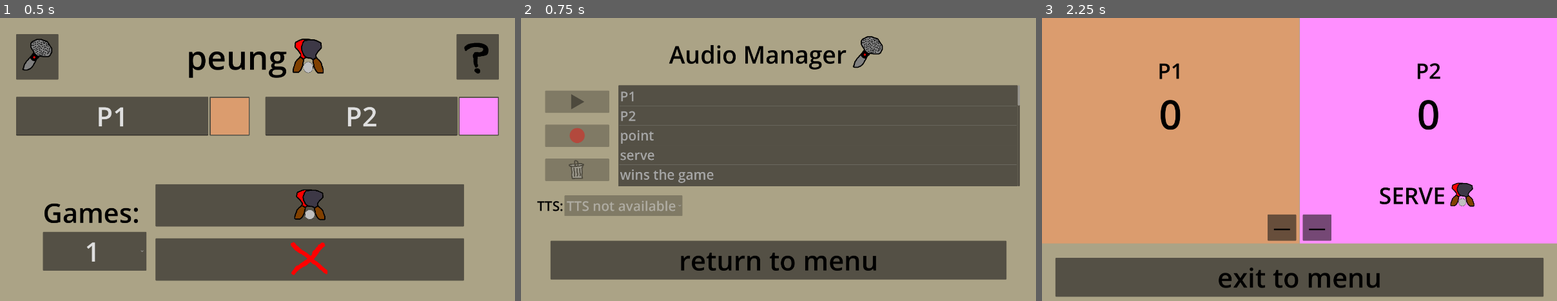
Above: before the commit, frames 1-3 (left to right).
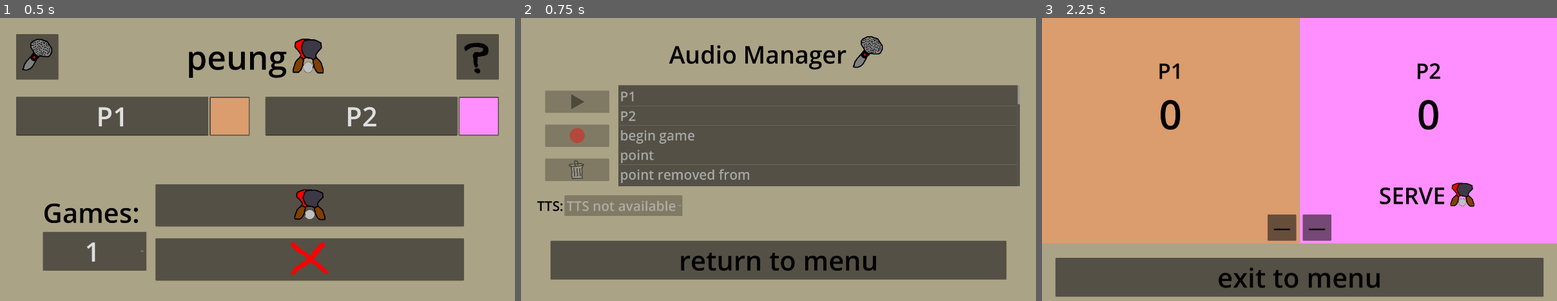
Above: after the commit, the same moments.

Repository: yusufmte/peung-app
Game: Godot game, scene res://scenes/menu.tscn
The game is run twice, just before and just after one commit, with the same random seed, the same clock (stepped at 60 frames per second) and the same inputs.
Inputs (mouse positions are in pixels of both pictures, inside the frame that each line leads up to):
- Up to frame 1 (0.5 s): no input
- Up to frame 2 (0.75 s): click (557, 57) at 0.5 s
- Up to frame 3 (2.25 s): click "return to menu" at 1.25 s; click (1351, 204) at 2 s

Frame 1 is identical in both runs. In frame 2, 0.7% of the frame differs, in the area x 19-97%, y 30-59%; in frame 3, nothing differs.

Commit message:
address #23 - call queue_sound at needed times in match

Diff:
--- a/scripts/audio_manager.gd
+++ b/scripts/audio_manager.gd
@@ -56,7 +56,7 @@
 
 		var selected_items : PackedInt32Array = %AudioManagerItemList.get_selected_items()
 		if selected_items.size() != 1:
-			set_status_text("Recording should not be enabled when there isn't a unqiue selection!")
+			set_status_text("Recording should not be enabled when there isn't a unique selection!")
 			return
 		var sound_key : String = %AudioManagerItemList.get_item_text(selected_items[0])
 		var user_path : String = Global.get_user_sound_path(sound_key)
@@ -93,7 +93,7 @@
 func _on_play_button_pressed() -> void:
 	var selected_items : PackedInt32Array = %AudioManagerItemList.get_selected_items()
 	if selected_items.size() != 1:
-		set_status_text("Play button should not be enabled when there isn't a unqiue selection!")
+		set_status_text("Play button should not be enabled when there isn't a unique selection!")
 		return
 	var sound_key : String = %AudioManagerItemList.get_item_text(selected_items[0])
 	var sound = Global.load_sound(sound_key)
--- a/scripts/global.gd
+++ b/scripts/global.gd
@@ -14,17 +14,19 @@
 var _tts_voice = null
 
 var _base_sound_keys : Array[String] = [
+	"begin game",
 	"point",
+	"point removed from",
 	"serve",
 	"wins the game",
 	"wins the match",
 	"deuce",
 	"match score",
 	"game score",
+	"point award chime",
+	"point rescind chime",
 	"victory chime", # (three notes ending with a longer chord)
 	"grand victory chime", # (three series of three notes, ending with a longer greater chord)
-	"point award chime", #  (a bell "ding")
-	"point rescind chime", # (a low "vwoopt" sound)
 ]
 
 func _ready() -> void:
--- a/scripts/match.gd
+++ b/scripts/match.gd
@@ -90,6 +90,10 @@
 		Callable(self, "_on_tts_utterance_ended"),
 	)
 
+	queue_sound("begin game")
+	queue_sound([Global.p1_name, Global.p2_name][current_server])
+	queue_sound("serve")
+
 func reset_game():
 	game_score.fill(0)
 	total_game_points = 0
@@ -101,6 +105,15 @@
 		label.text = "SERVE"
 	starting_server = randi_range(0, 1)
 	update_server()
+	queue_sound("match score")
+	for score in match_score:
+		queue_sound(str(score))
+	queue_sound("game score")
+	for score in game_score:
+		queue_sound(str(score))
+	queue_sound("begin game")
+	queue_sound([Global.p1_name, Global.p2_name][current_server])
+	queue_sound("serve")
 
 func _unhandled_input(event):
 	if not match_ongoing:
@@ -128,9 +141,15 @@
 	total_game_points = total_game_points + 1
 	game_score[player_being_awarded] = game_score[player_being_awarded] + 1
 	game_score_label[player_being_awarded].text = str(game_score[player_being_awarded])
-	update_deuce_label()
 	update_server()
 	queue_sound("point award chime")
+	queue_sound([Global.p1_name, Global.p2_name][player_being_awarded])
+	queue_sound("point")
+	for score in game_score:
+		queue_sound(str(score))
+	update_deuce_label()
+	queue_sound([Global.p1_name, Global.p2_name][current_server])
+	queue_sound("serve")
 	check_for_game_victory()
 
 func confiscate_point(player_being_punished):
@@ -138,9 +157,15 @@
 		total_game_points = total_game_points - 1
 		game_score[player_being_punished] = game_score[player_being_punished] - 1
 		game_score_label[player_being_punished].text = str(game_score[player_being_punished])
-		update_deuce_label()
 		update_server()
 		queue_sound("point rescind chime")
+		queue_sound("point removed from")
+		queue_sound([Global.p1_name, Global.p2_name][player_being_punished])
+		for score in game_score:
+			queue_sound(str(score))
+		update_deuce_label()
+		queue_sound([Global.p1_name, Global.p2_name][current_server])
+		queue_sound("serve")
 
 func is_deuce():
 	return (game_score[0] >= 10 and game_score[1] >= 10)
@@ -148,6 +173,8 @@
 func update_deuce_label():
 	if is_deuce():
 		deuce_label.show()
+		if game_score[0] == 10 and game_score[1] == 10:
+			queue_sound("deuce") # playing this here ensures "deuce" is only said once, or when you return to 10-10 via point confiscation
 	else:
 		deuce_label.hide()
 
@@ -186,6 +213,7 @@
 	serve_label[game_winning_player].text = "WIN!!"
 	serve_marker[game_winning_player].show()
 	serve_marker[(game_winning_player + 1) % 2].hide()
+	queue_sound("victory chime")
 	queue_sound([Global.p1_name, Global.p2_name][game_winning_player])
 	queue_sound("wins the game")
 
@@ -194,6 +222,9 @@
 	serve_label[match_winning_player].text = "MATCH WIN!!"
 	serve_marker[match_winning_player].show()
 	serve_marker[(match_winning_player + 1) % 2].hide()
+	queue_sound("grand victory chime")
+	queue_sound([Global.p1_name, Global.p2_name][match_winning_player])
+	queue_sound("wins the match")
 
 func update_server():
 	if not is_deuce():
Not shown, changed: sounds/point_award_chime.wav
